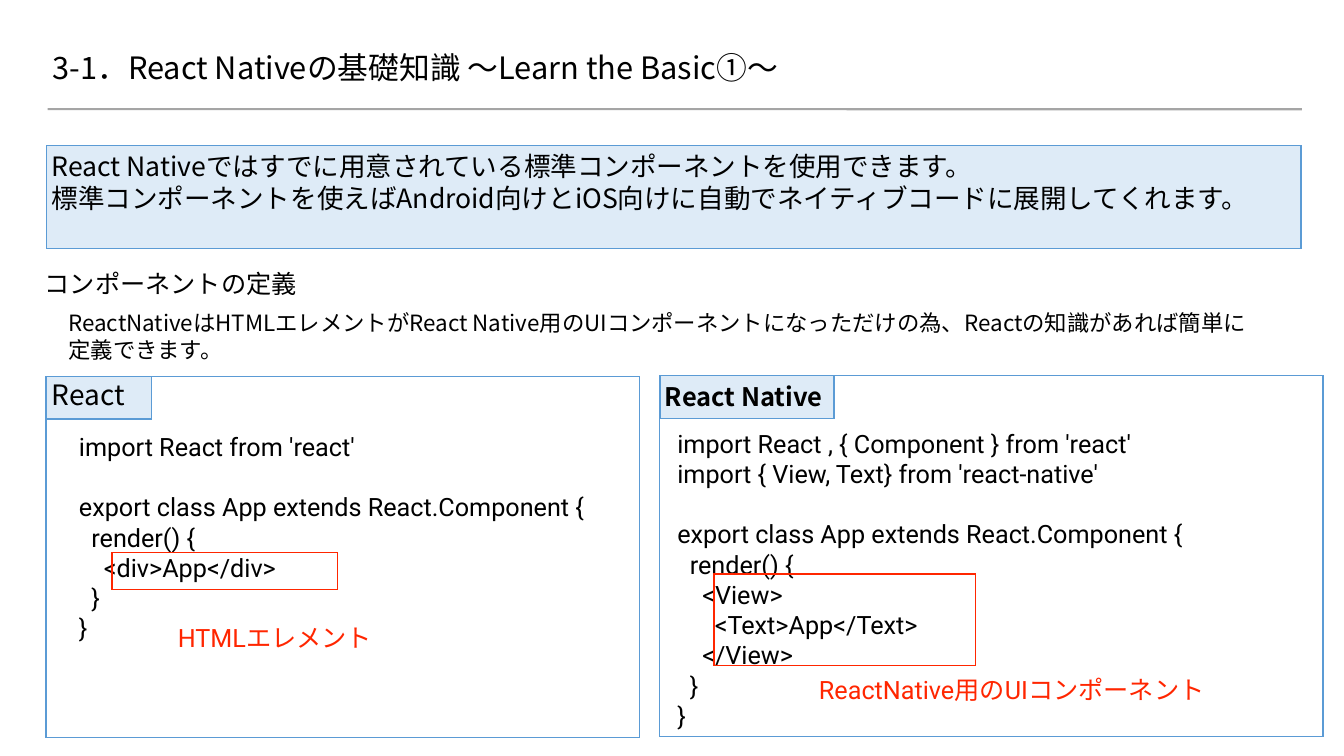
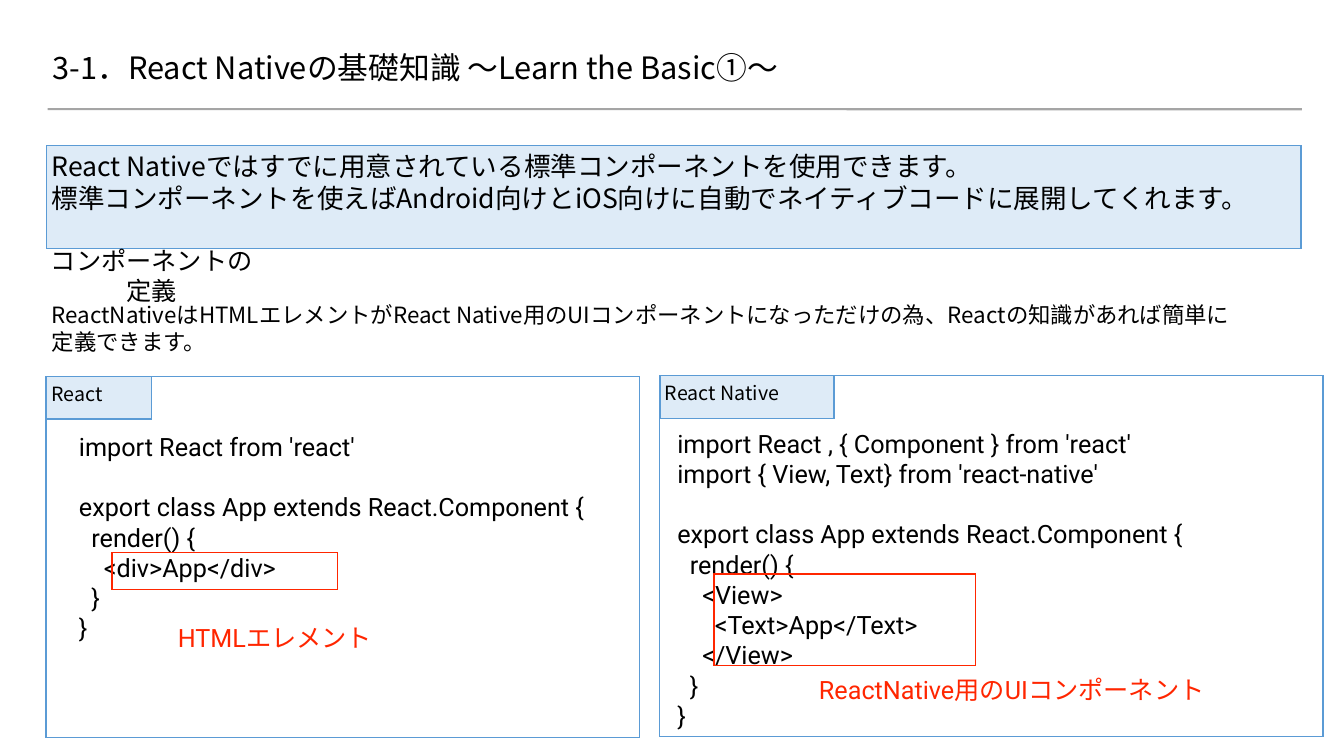
Before and after one commit to 2018SYSTEMI34/diary, a slide deck: slide 1 of doc/02_SlideShare/01.ネタ/３_ReactNative基礎知識/react-native.pptx. Drawn at 1344x756 pixels with LibreOffice and Linux fonts; fonts in the diff are those of the drawing; background and template pictures are left out. Boxes give left, top, right and bottom in pixels: in the first picture for what was removed or moved away, otherwise in the second. Text is boxed around its words. In the diff, an @@ line names an element or a change of style, - is before the commit and + after.

Commit message:
reactnative基礎知識＿最終修正20190329
reactnative基礎知識＿最終修正20190329

```diff
--- a/doc/02_SlideShare/01.ネタ/３_ReactNative基礎知識/react-native.pptx
+++ b/doc/02_SlideShare/01.ネタ/３_ReactNative基礎知識/react-native.pptx
@@ text "コンポーネントの定義" rewrapped from bbox=[45, 271, 297, 295] to bbox=[51, 248, 253, 307] @@
@@ text "ReactNativeはHTMLエレメントがReact Native用のUIコンポーネントになっただけの為、Reactの ..." rewrapped from bbox=[68, 312, 1246, 360] to bbox=[52, 300, 1229, 352] @@
@@ rectangle "React" at bbox=[46, 377, 151, 419]: size 20 to 14 pt; line spacing 0.9 to 1 @@
@@ rectangle "React Native" at bbox=[660, 376, 835, 418]: size 18.2 to 14 pt, bold off @@
```
Also in this commit, not shown: 10 other slides changed, 1 slide added, 1 other file.
